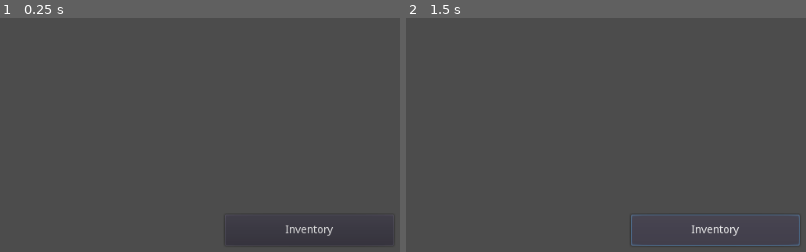
Above: before the commit, frames 1-2 (left to right).
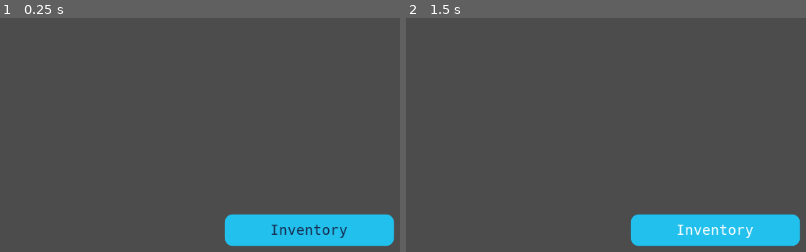
Above: after the commit, the same moments.

Repository: drarbego/shop-simulator
Game: Godot game, scene res://Interface/HUD.tscn
The game is run twice, just before and just after one commit, with the same random seed, the same clock (stepped at 60 frames per second) and the same inputs. This scene is started directly instead of the project's main scene. The engine's default icon, where the game draws it, is replaced by a stand-in: a white triangle on a blue panel in a dark square.
Inputs:
- Up to frame 1 (0.25 s): no input
- Up to frame 2 (1.5 s): click "Inventory" at 0.5 s; tap Enter at 1.25 s; hold Right (ui_right) from 1.28 s (still down); hold T from 1.28 s (still down)
The pictures show only the part of the screen within x 50-100%, y 50-100%; the shares and areas given below are measured in that part.

The runs differ from the first frame. In frame 1, 5.9% of the frame differs, in the area x 56-99%, y 83-98%; in frame 2, 6.0%.
Error in both runs: Invalid get index 'context' (on base: 'null instance'). (res://Interface/HUD.gd:33)

Commit message:
connect with netsuite

Diff:
--- a/ActionableItem.tscn
+++ b/ActionableItem.tscn
@@ -1,7 +1,6 @@
-[gd_scene load_steps=4 format=2]
+[gd_scene load_steps=3 format=2]
 
 [ext_resource path="res://ActionableItem.gd" type="Script" id=1]
-[ext_resource path="res://NetSuiteClient.tscn" type="PackedScene" id=2]
 
 [sub_resource type="BoxShape" id=1]
 
@@ -10,7 +9,5 @@
 
 [node name="CollisionShape" type="CollisionShape" parent="."]
 shape = SubResource( 1 )
-
-[node name="NetSuiteClient" parent="." instance=ExtResource( 2 )]
 [connection signal="body_entered" from="." to="." method="_on_ActionableItem_body_entered"]
 [connection signal="body_exited" from="." to="." method="_on_ActionableItem_body_exited"]
--- a/Character.gd
+++ b/Character.gd
@@ -9,7 +9,23 @@
 var current_camera = 0
 
 var context = {
-	"products": [],
+	"lines": [],
+	"payment_data": {
+		"custom_fields": {
+			"cost_period_id": "XYZ",
+		},
+	},
+	"shipping_address": {
+		"wh_region": "houston_warehouse",
+		"phone": "33322164",
+	},
+	"currency": "USD",
+	"ext": "Ensign Energy",
+	"afe_number": "1234",
+	"po_number": "Po - 33",
+	"created_on": "12/25/2020",
+	"requestor": null,
+	"customer_comment": "some comment",
 }
 
 signal product_added
@@ -55,12 +71,15 @@
 	if self.global_transform.origin.y < -0.1:
 		velocity.y = 0.1
 
-func add_product(product_name, desc, price, image_path):
-	self.context["products"].append({
-		"name": product_name,
+func add_product(sku, desc, price, image_path):
+	self.context["lines"].append({
+		"sku": sku,
+		"qty": "1.000000000",
 		"desc": desc,
 		"price": price,
+		"amount": price,
 		"image": image_path,
+		"taxable": false
 	})
 	emit_signal("product_added")
 	$AuraDust.emitting = true
--- a/Interface/HUD.gd
+++ b/Interface/HUD.gd
@@ -17,20 +17,20 @@
 func _set_products(products, node):
 	for data in products:
 		var product = product_class.instance()
-		product.init(data["name"], data["desc"], str(data["price"]), data["image"])
+		product.init(data["sku"], data["desc"], str(data["price"]), data["image"])
 		node.add_child(product)
 
 func _update_content(context):
 	var container = $MarginContainer/WindowDialog/ScrollContainer/VBoxContainer
 
 	self._delete_children(container)
-	self._set_products(context["products"], container)
+	self._set_products(context["lines"], container)
 
 func _on_Inventory_pressed():
 	var container = $InventoryContainer/WindowDialog/ScrollContainer/VBoxContainer
 	self._delete_children(container)
 	# Not the best way to do it, character related menus should be part of Character.tscn
-	var products = get_node("/root/World/Character").context["products"]
+	var products = get_node("/root/World/Character").context["lines"]
 	self._set_products(products, container)
 	$InventoryContainer/WindowDialog.popup()
 
@@ -47,3 +47,4 @@
 
 func _on_Buy_pressed():
 	emit_signal("place_order", order_data)
+	$MarginContainer/WindowDialog.hide()
--- a/Interface/HUD.tscn
+++ b/Interface/HUD.tscn
@@ -1,10 +1,78 @@
-[gd_scene load_steps=2 format=2]
+[gd_scene load_steps=11 format=2]
 
+[ext_resource path="res://fonts/Hack-Regular.ttf" type="DynamicFontData" id=1]
 [ext_resource path="res://Interface/HUD.gd" type="Script" id=2]
+
+[sub_resource type="StyleBoxFlat" id=1]
+corner_radius_top_left = 10
+corner_radius_top_right = 10
+corner_radius_bottom_right = 10
+corner_radius_bottom_left = 10
+
+[sub_resource type="StyleBoxFlat" id=2]
+bg_color = Color( 0.133333, 0.756863, 0.933333, 1 )
+corner_radius_top_left = 10
+corner_radius_top_right = 10
+corner_radius_bottom_right = 10
+corner_radius_bottom_left = 10
+
+[sub_resource type="StyleBoxFlat" id=3]
+bg_color = Color( 0.0941176, 0.172549, 0.309804, 1 )
+corner_radius_top_left = 10
+corner_radius_top_right = 10
+corner_radius_bottom_right = 10
+corner_radius_bottom_left = 10
+
+[sub_resource type="StyleBoxFlat" id=4]
+bg_color = Color( 0.133333, 0.756863, 0.933333, 1 )
+border_color = Color( 0, 0, 0, 1 )
+corner_radius_top_left = 10
+corner_radius_top_right = 10
+corner_radius_bottom_right = 10
+corner_radius_bottom_left = 10
+
+[sub_resource type="StyleBoxFlat" id=5]
+bg_color = Color( 0.0941176, 0.172549, 0.309804, 1 )
+corner_radius_top_left = 10
+corner_radius_top_right = 10
+corner_radius_bottom_right = 10
+corner_radius_bottom_left = 10
+
+[sub_resource type="StyleBoxFlat" id=8]
+bg_color = Color( 0.372549, 0.403922, 0.47451, 1 )
+expand_margin_top = 20.0
+
+[sub_resource type="DynamicFont" id=6]
+size = 18
+font_data = ExtResource( 1 )
+
+[sub_resource type="Theme" id=7]
+default_font = SubResource( 6 )
+Button/colors/font_color = Color( 0.0941176, 0.172549, 0.309804, 1 )
+Button/colors/font_color_disabled = Color( 0.9, 0.9, 0.9, 0.2 )
+Button/colors/font_color_hover = Color( 1, 1, 1, 1 )
+Button/colors/font_color_pressed = Color( 0.0941176, 0.172549, 0.309804, 1 )
+Button/constants/hseparation = 2
+Button/fonts/font = null
+Button/styles/disabled = SubResource( 1 )
+Button/styles/focus = SubResource( 2 )
+Button/styles/hover = SubResource( 3 )
+Button/styles/normal = SubResource( 4 )
+Button/styles/pressed = SubResource( 5 )
+WindowDialog/colors/title_color = Color( 0, 0, 0, 1 )
+WindowDialog/constants/close_h_ofs = 18
+WindowDialog/constants/close_v_ofs = 18
+WindowDialog/constants/scaleborder_size = 4
+WindowDialog/constants/title_height = 20
+WindowDialog/fonts/title_font = null
+WindowDialog/icons/close = null
+WindowDialog/icons/close_highlight = null
+WindowDialog/styles/panel = SubResource( 8 )
 
 [node name="HUD" type="Control"]
 anchor_right = 1.0
 anchor_bottom = 1.0
+theme = SubResource( 7 )
 script = ExtResource( 2 )
 __meta__ = {
 "_edit_use_anchors_": false
@@ -83,6 +151,7 @@
 visible = true
 margin_right = 216.0
 margin_bottom = 168.0
+window_title = "Inventory"
 
 [node name="ScrollContainer" type="ScrollContainer" parent="InventoryContainer/WindowDialog"]
 anchor_right = 1.0
--- a/NetSuiteClient.gd
+++ b/NetSuiteClient.gd
@@ -6,12 +6,20 @@
 func _ready():
 	self.connect("request_completed", self, "_on_request_completed")
 
-func create_order():
+func create_order(order_data):
 	var headers = ["Content-Type: application/json"]
 
-	var body = to_json(self._get_order_data())
+	var identifier = self._generate_identifier()
+	order_data["identifier"] = identifier
 
+	var body = to_json(order_data)
+
+	print("creating order with id ... ", identifier)
+	print("body ", body)
 	request(URL, headers, true, HTTPClient.METHOD_POST, body)
+
+func _generate_identifier():
+	return "TEST_" + str(OS.get_unix_time())
 
 func _get_order_data():
 	var identifier = "TEST_" + str(OS.get_unix_time())
@@ -29,12 +37,6 @@
 			"phone": "33322164",
 		},
 		"lines": [{
-			"sku": "CALIFORNIA_REFUND_VALUE",
-			"qty": "1.000000000",
-			"rate": "199.90",
-			"amount": "199.90",
-			"taxable": true
-		}, {
 			"sku": "X70-07373",
 			"qty": "1.000000000",
 			"rate": "342.49",
@@ -83,4 +85,6 @@
 func _on_request_completed(result, response_code, headers, body):
 	var response = parse_json(body.get_string_from_utf8())
 	if result == RESULT_SUCCESS:
-		print("response  ", response)
+		print("Order created")
+	else:
+		print("request failed :(")
--- a/Products/BaseProduct.gd
+++ b/Products/BaseProduct.gd
@@ -1,6 +1,6 @@
 extends Area
 
-export var product_name := ""
+export var sku := ""
 export var description := ""
 export var price := 0.0
 export var image_name := ""
@@ -14,7 +14,7 @@
 func _on_body_entered(body):
 	if body is Character:
 		body.add_product(
-			product_name,
+			sku,
 			description,
 			price,
 			image_path
@@ -32,5 +32,3 @@
 func _process(_delta):
 	var rot_delta = self._get_v_to_character()
 	$Sprite3D.rotation_degrees.y = (rad2deg(rot_delta.angle()) - 90) * -1
-	if Input.is_key_pressed(KEY_T):
-		print(name, " V ", rot_delta, " rot ", $Sprite3D.rotation_degrees.y)
--- a/World.gd
+++ b/World.gd
@@ -1,5 +1,8 @@
 extends Spatial
 
+
+func _on_HUD_place_order(order_data):
+	$NetSuiteClient.create_order(order_data)
 
 func _on_Character_product_added():
 	if $HUD/InventoryContainer/WindowDialog.visible:
@@ -10,3 +13,7 @@
 		$HUD.display_menu(context)
 	else:
 		$HUD.hide_menu()
+
+func _unhandled_input(event):
+	if event.is_action_released("restart"):
+		get_tree().reload_current_scene()
--- a/World.tscn
+++ b/World.tscn
@@ -7,6 +7,7 @@
 [ext_resource path="res://World.gd" type="Script" id=5]
 [ext_resource path="res://Interface/HUD.tscn" type="PackedScene" id=6]
 [ext_resource path="res://Products/BaseProduct.tscn" type="PackedScene" id=7]
+[ext_resource path="res://NetSuiteClient.tscn" type="PackedScene" id=8]
 
 [node name="World" type="Spatial"]
 script = ExtResource( 5 )
@@ -32,30 +33,33 @@
 
 [node name="Valve" parent="Products" instance=ExtResource( 7 )]
 transform = Transform( 1, 0, 0, 0, 1, 0, 0, 0, 1, -5, 0, -11.1 )
-product_name = "X01-00797"
-description = "Roughneck Valve w/ White Lightning Insert"
-price = 167.15
+sku = "X70-09444"
+description = "SEAT, VALVE MUD PUMP, FULL OPEN ROUGHNECK API-6 TAPER 4 (API MODIFIED), ENSIGN EQUIP"
+price = 80.0
 image_name = "valve.png"
 
 [node name="Liner" parent="Products" instance=ExtResource( 7 )]
 transform = Transform( 1, 0, 0, 0, 1, 0, 0, 0, 1, -1.2, 0, -13.4 )
-product_name = "X90-00019"
-description = "Liner, Mudpump Triplex"
-price = 1200.0
+sku = "X70-09331"
+description = "Gasket, Mudpump, Gardner Denver PXL / PZ11 7500Psi OEM Style, Liner 4.750-6.000 IN Urethane, Ensign Equip"
+price = 20.0
 image_name = "liner.png"
 
 [node name="Piston" parent="Products" instance=ExtResource( 7 )]
 transform = Transform( 1, 0, 0, 0, 1, 0, 0, 0, 1, -3.9, 0, -8.4 )
-product_name = "X70-09358"
-description = "5\" 7500 PSI Urethane SA Bonded Flex Lip Piston"
+sku = "X70-09360"
+description = "6\" 7500 PSI Urethane SA Bonded Flex Lip Piston"
 price = 130.77
 image_name = "piston.png"
 
-[node name="Packing" parent="Products" instance=ExtResource( 7 )]
+[node name="Ladder" parent="Products" instance=ExtResource( 7 )]
 transform = Transform( 1, 0, 0, 0, 1, 0, 0, 0, 1, 0.0999999, 0, -1.1 )
-product_name = "X10-00006"
-description = "3000 PSI NBR Hydril Type MSP Packing Unit"
-price = 2568.64
-image_name = "packing.png"
+sku = "X39-05616"
+description = "136KG 1,76M Fiberglass Step Ladder "
+price = 280.57
+image_name = "ladder.png"
+
+[node name="NetSuiteClient" parent="." instance=ExtResource( 8 )]
 [connection signal="product_added" from="Character" to="." method="_on_Character_product_added"]
 [connection signal="display_menu" from="ActionableItem" to="." method="_on_ActionableItem_display_menu"]
+[connection signal="place_order" from="HUD" to="." method="_on_HUD_place_order"]
--- a/project.godot
+++ b/project.godot
@@ -59,6 +59,11 @@
 "events": [ Object(InputEventKey,"resource_local_to_scene":false,"resource_name":"","device":0,"alt":false,"shift":false,"control":false,"meta":false,"command":false,"pressed":false,"scancode":67,"unicode":0,"echo":false,"script":null)
  ]
 }
+restart={
+"deadzone": 0.5,
+"events": [ Object(InputEventKey,"resource_local_to_scene":false,"resource_name":"","device":0,"alt":false,"shift":false,"control":false,"meta":false,"command":false,"pressed":false,"scancode":82,"unicode":0,"echo":false,"script":null)
+ ]
+}
 
 [rendering]
 
Not shown: 1 places in World.tscn that only renumber resources
Binary file added: assets/ladder.png
